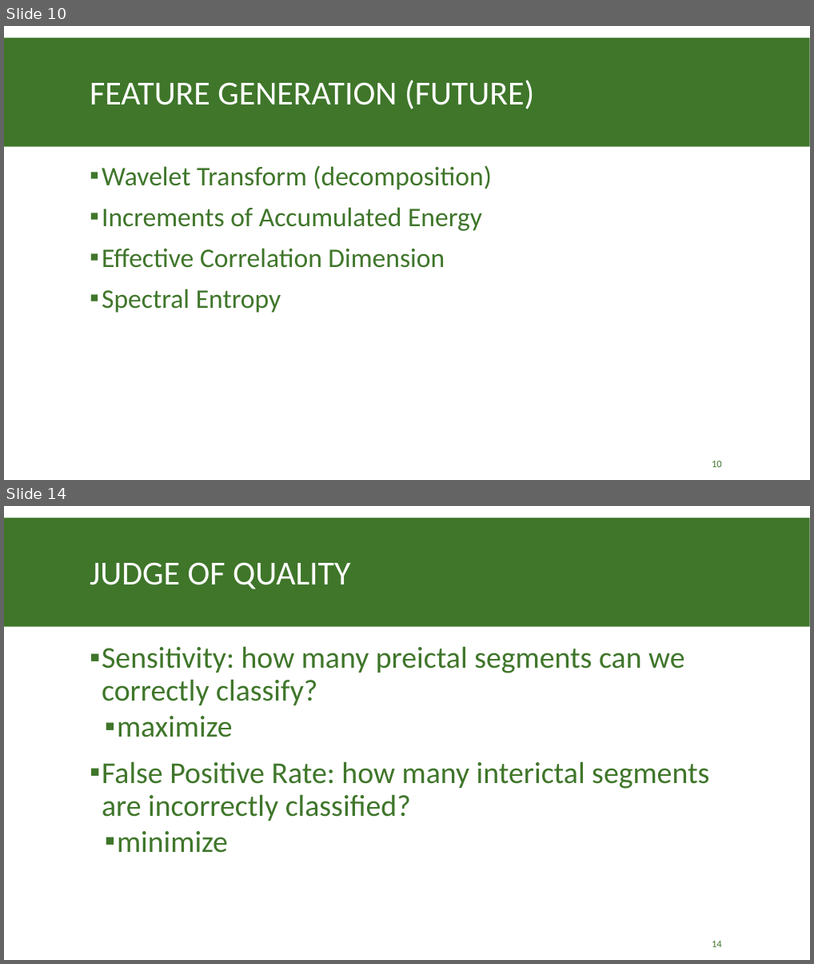
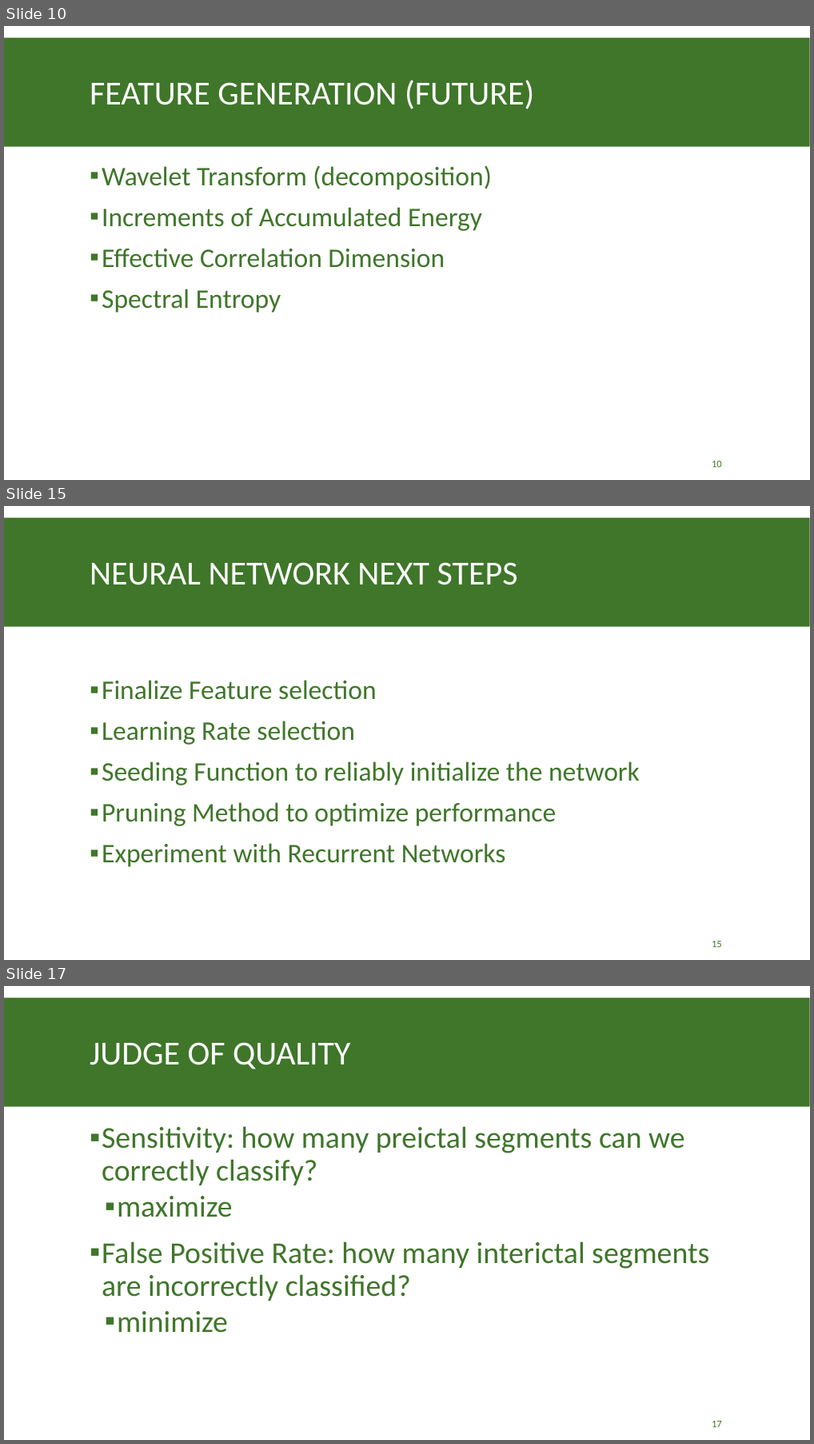
Before and after one commit to tneely/epileptic_dogs, a slide deck: milestone/Epileptic Seizure Prediction Mile Stone Presentation.pptx. Shown one above the other, each under a label of ours: slides 10 and 14 before the commit, slides 10, 15 and 17 after it; the slides between them are not shown. The pictures are 814x964 and 814x1444 pixels, drawn with LibreOffice and Linux fonts; fonts in the diff are those of the drawing. Boxes give left, top, right and bottom in pixels: in the first picture for what was removed or moved away, otherwise in the second. Text is boxed around its words. In the diff, an @@ line names an element or a change of style, - is before the commit and + after.

```diff
--- a/milestone/Epileptic Seizure Prediction Mile Stone Presentation.pptx
+++ b/milestone/Epileptic Seizure Prediction Mile Stone Presentation.pptx
@@ slide 15 added at [4,506,810,960], background #FFFFFF; not listed: 1 template element that a slide beside it also shows @@
@@ title added at [90,562,518,585], 40 pt, text #FFFFFF @@
+NEURAL NETWORK NEXT STEPS
@@ text added at [102,680,640,867], 32 pt, text #3F762A @@
+▪ Finalize Feature selection
+▪ Learning Rate selection
+▪ Seeding Function to reliably initialize the network
+▪ Pruning Method to optimize performance
+▪ Experiment with Recurrent Networks
@@ page number added at [712,940,722,947], 12 pt, text #3F762A @@
+15
@@ what was slide 14 is now slide 17 @@
@@ page number at [712,1420,722,1427]: text changed @@
-14
+17
```
Also in this commit, not shown: 2 slides changed, 2 other slides added.
